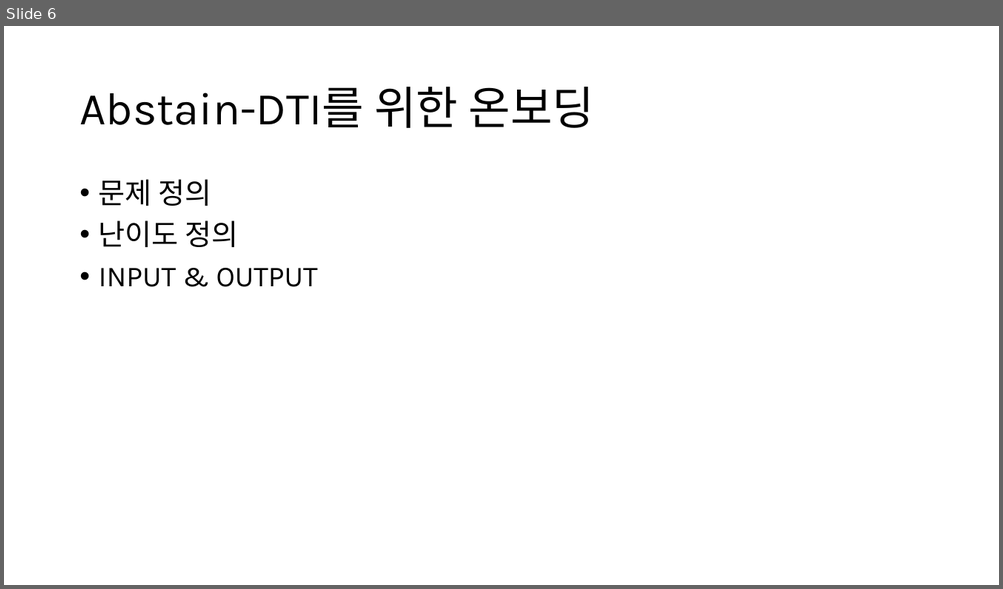
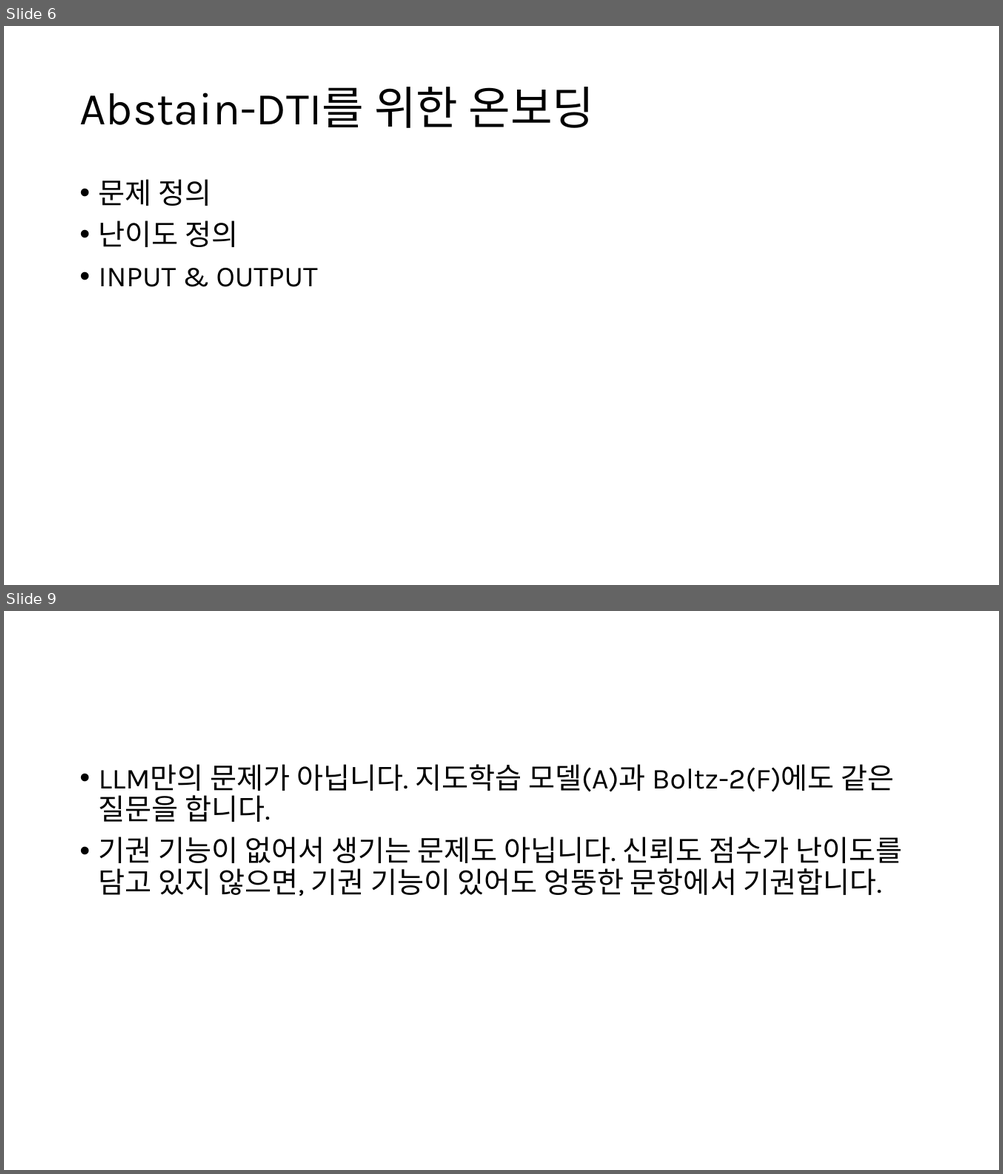
Before and after one commit to Pseudo-Lab/abstain-dti, a slide deck: docs/weekly/w01/w01.pptx. Shown one above the other, each under a label of ours: slide 6 before the commit, slides 6 and 9 after it; the slides between them are not shown. The pictures are 1003x589 and 1003x1174 pixels, drawn with LibreOffice and Linux fonts; fonts in the diff are those of the drawing. Boxes give left, top, right and bottom in pixels: in the first picture for what was removed or moved away, otherwise in the second. Text is boxed around its words. In the diff, an @@ line names an element or a change of style, - is before the commit and + after.

```diff
--- a/docs/weekly/w01/w01.pptx
+++ b/docs/weekly/w01/w01.pptx
@@ slide 9 added at (x1=4, y1=611, x2=999, y2=1170), background #FFFFFF @@
@@ text added at (x1=99, y1=764, x2=902, y2=896), 28 pt, text #000000 @@
+• LLM만의 문제가 아닙니다. 지도학습 모델(A)과 Boltz-2(F)에도 같은 질문을 합니다.
+• 기권 기능이 없어서 생기는 문제도 아닙니다. 신뢰도 점수가 난이도를 담고 있지 않으면, 기권 기능이 있어도 엉뚱한 문항에서 기권합니다.
```
Also in this commit, not shown: 16 other slides added, 6 other files.
